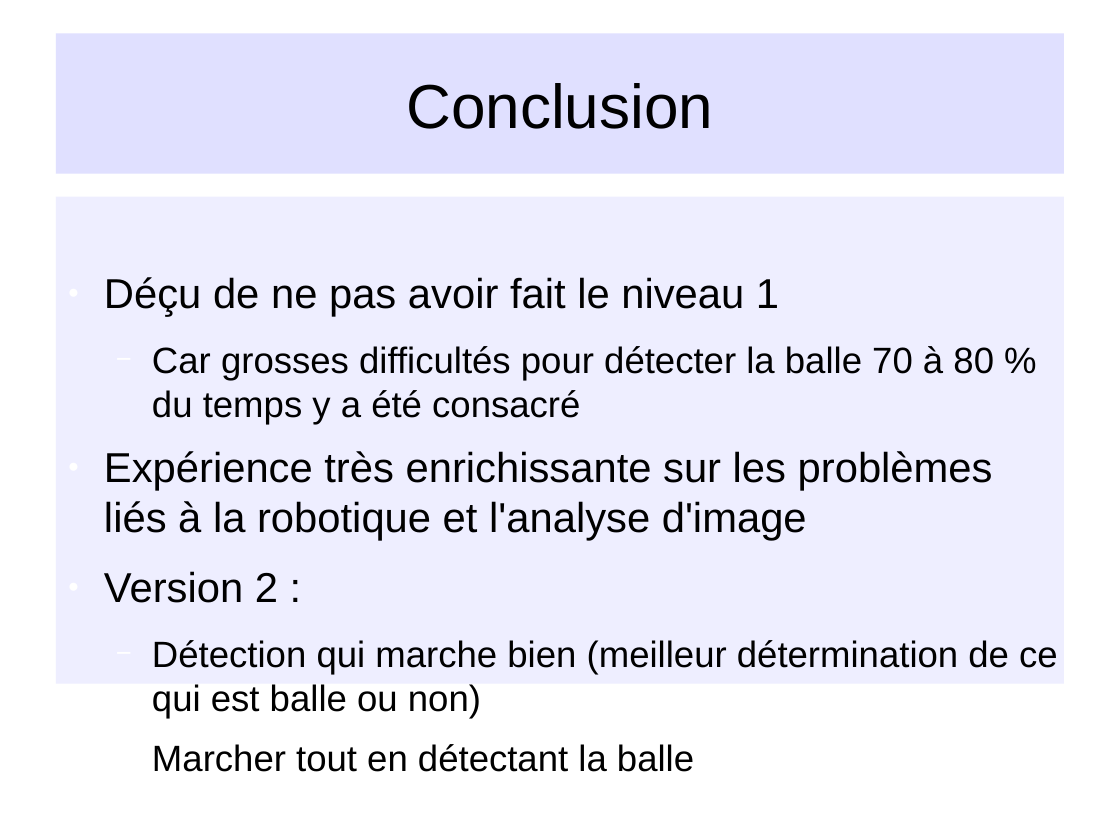
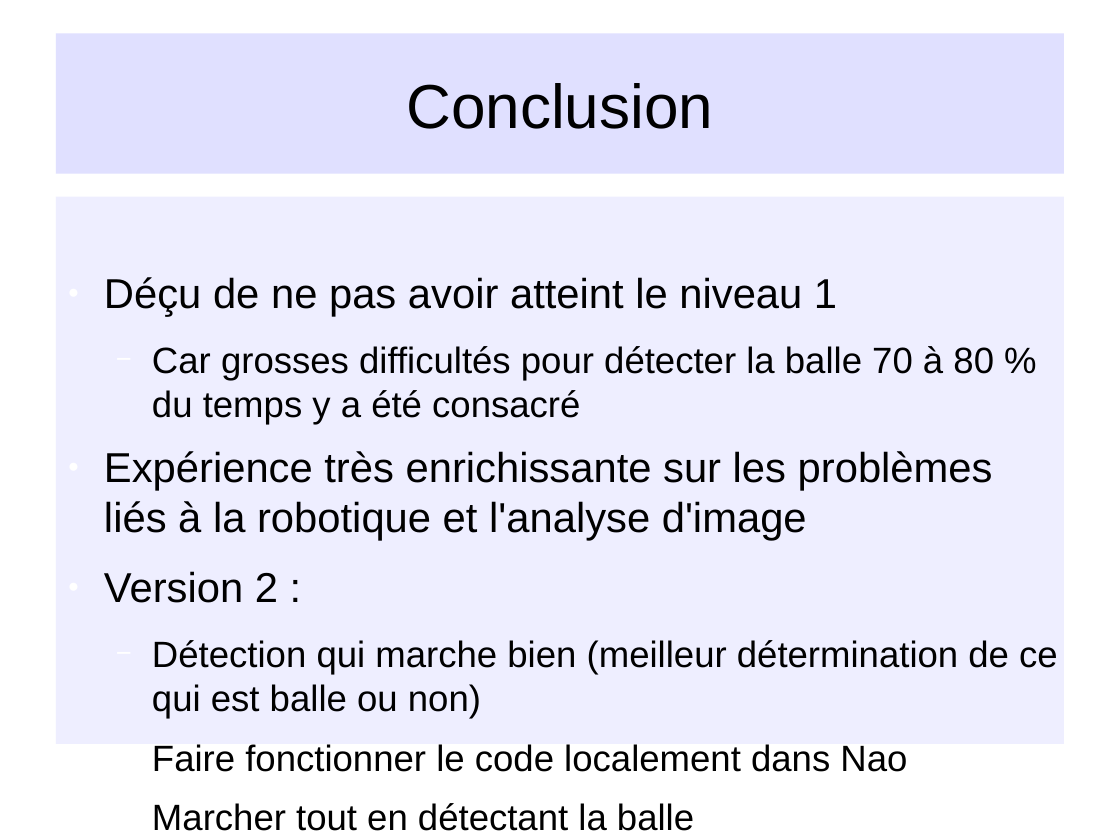
Before and after one commit to NesKaphe/nao-p7, a slide deck: slide 23 of documents/diaporama/diapo_nao.odp. Drawn at 1120x840 pixels with LibreOffice and Linux fonts; fonts in the diff are those of the drawing; background and template pictures are left out. Boxes give left, top, right and bottom in pixels: in the first picture for what was removed or moved away, otherwise in the second. Text is boxed around its words. In the diff, an @@ line names an element or a change of style, - is before the commit and + after.

Commit message:
ajout dans le diaporama

```diff
--- a/documents/diaporama/diapo_nao.odp
+++ b/documents/diaporama/diapo_nao.odp
@@ text "Déçu de ne pas avoir ...": place and size @@
-text "Déçu de ne pas avoir ..." at <box>56,196,1064,683</box>
+text "Déçu de ne pas avoir ..." at <box>56,196,1064,744</box>
@@ text at <box>104,277,837,317</box>: text changed @@
-● Déçu de ne pas avoir fait le niveau 1
+● Déçu de ne pas avoir atteint le niveau 1
@@ text at <box>152,744,907,772</box>: paragraph added @@
+  − Faire fonctionner le code localement dans Nao
```
Also in this commit, not shown: 6 other slides changed, 5 other files.
